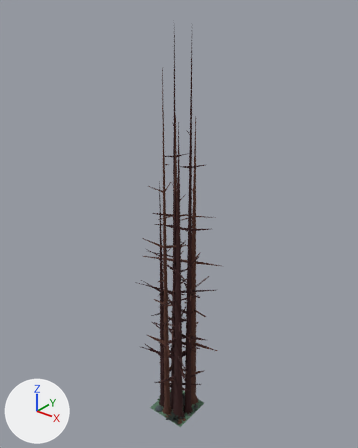
The OBJ model game/assets/models/Tiles/Border/1.obj, before and after one commit.
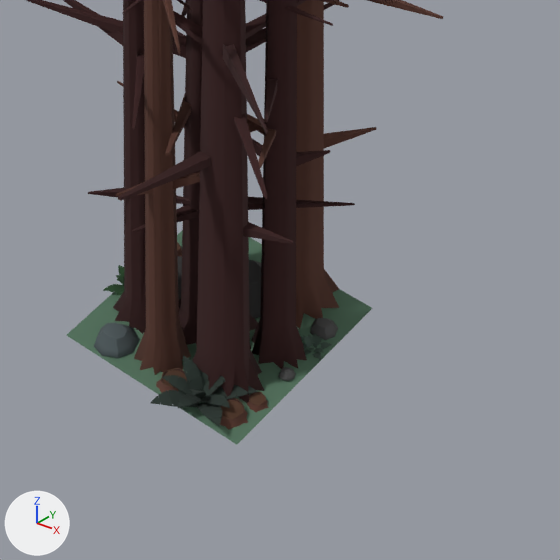
Each version is shown whole from a 50 mm camera at (149.2, -184.9, 244.8) aimed at (-3.5, 6.1, 126.5), then close up on the part from 39% to 67% of the width and 78% to 100% of the height. Every picture has the same lights, and +X, +Y and +Z are marked at lower left. Where no turn or scale is listed for an object, it has been applied to the vertices.

Names of what the first close-up shows: '1'.
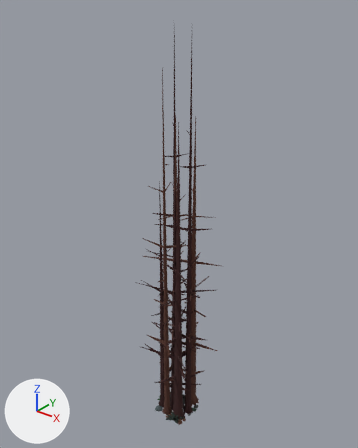
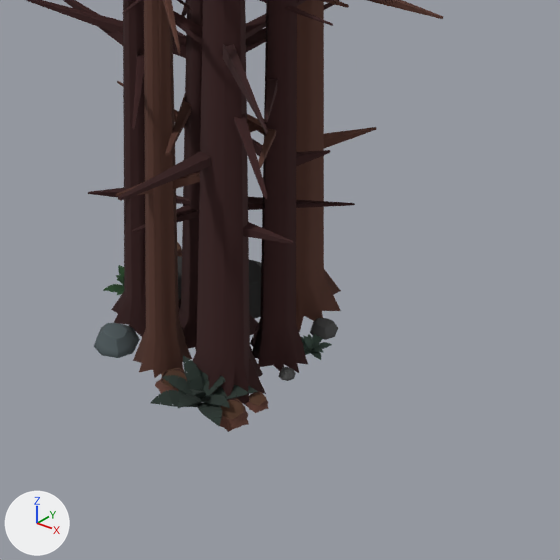
Location of each change, [x1, y1, x2, y2] in pixels of the close-ups (560 x 560 px; the box of a moved part takes in the faces that stretch with it):
'1', reshaped
    before: [26, 0, 443, 444]
    after: [26, 0, 443, 432]
part 1 of me_1, deleted (green)
    before: [67, 231, 372, 444]
part 2 of me_1, moved or reshaped
    before: [103, 0, 376, 426]
    after: [70, 0, 376, 429]

The change in detail:
me_1 is used by ob_1; location (0.0, 0.0, 0.0).
me_1 had 7322 vertices, 7615 faces and spanned x -23.0..24.0, y -22.0..25.0, z -1.0..229.0.
me_1 now has 7318 vertices, 7614 faces and spans x -23.0..24.0, y -22.0..25.0, z -1.0..229.0.
me_1 part 1: the loose piece of 4 vertices spanning x -12.0..12.0, y -12.0..13.0, z 0.0 is deleted.
me_1 part 2: 367 vertices moved within x -13.0..12.0, y -14.0..20.0, z 0.0..146.0.
